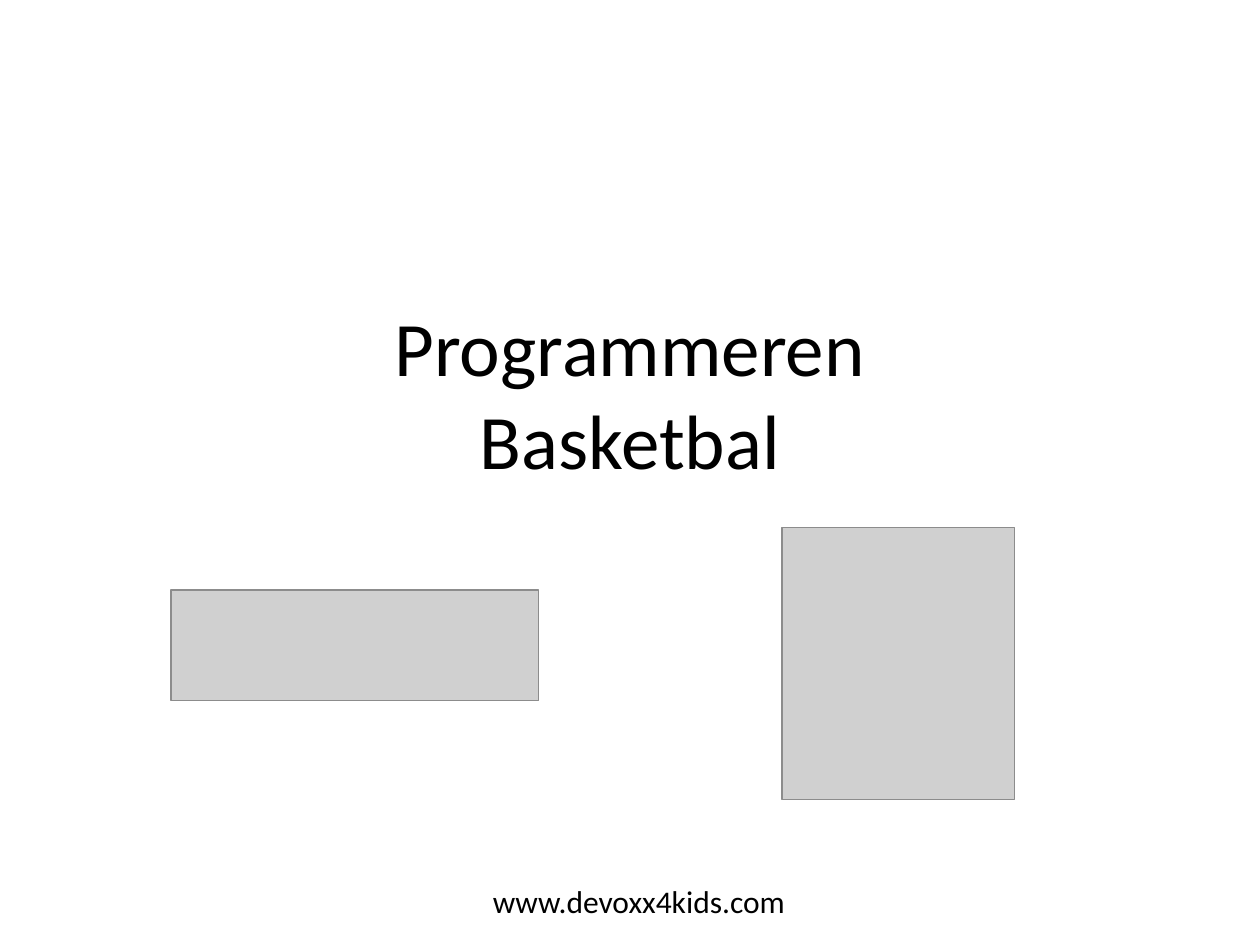
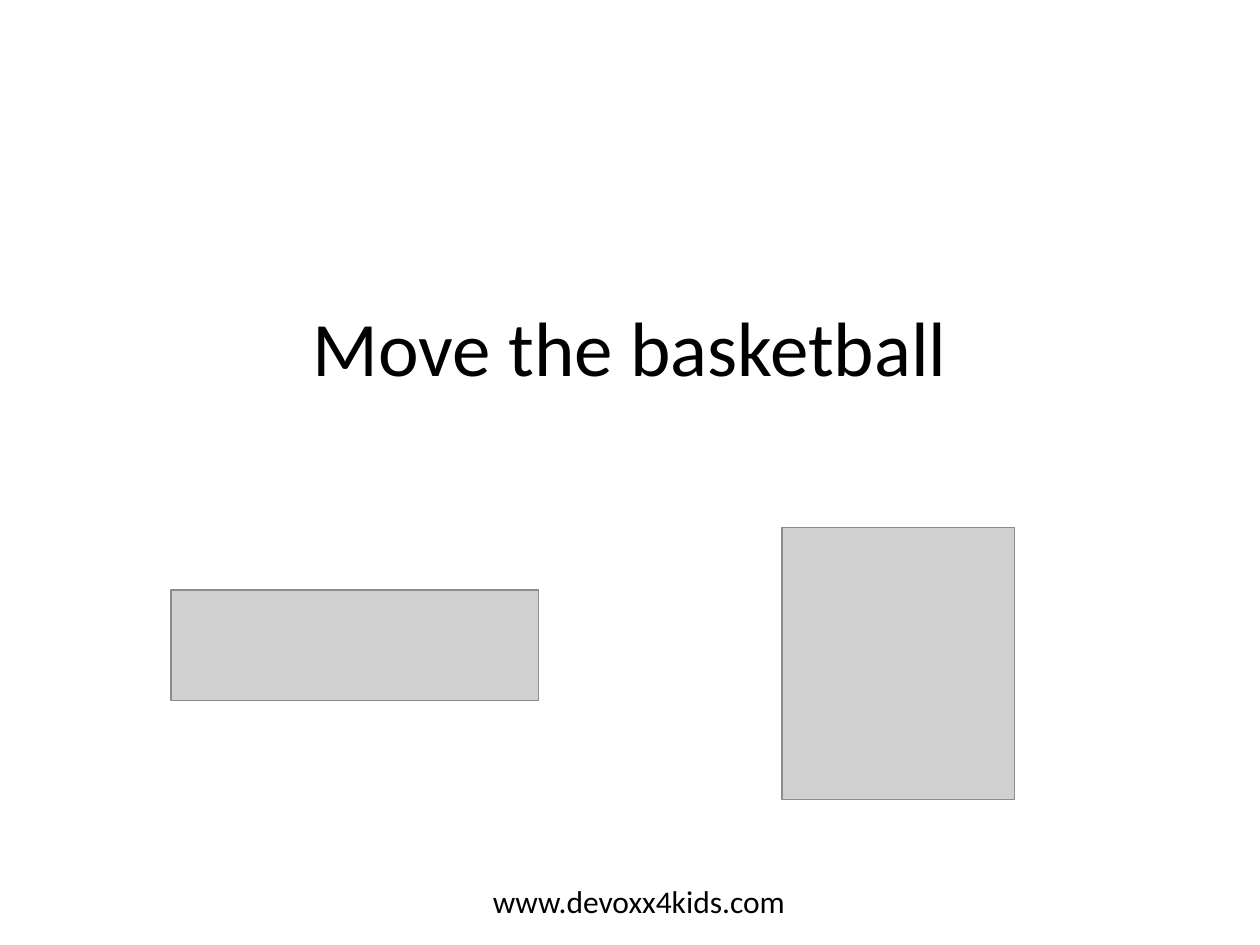
Before and after one commit to bertjan/jpoint-devoxx4kids, a slide deck: slide 1 of scratch-leapmotion/instructions/en/Basketball.pptx. Drawn at 1260x945 pixels with LibreOffice and Linux fonts; fonts in the diff are those of the drawing; grey boxes stand for pictures; background and template pictures are left out. Boxes give left, top, right and bottom in pixels: in the first picture for what was removed or moved away, otherwise in the second. Text is boxed around its words. In the diff, an @@ line names an element or a change of style, - is before the commit and + after.

Commit message:
Added english screenshots to basketball assignment

```diff
--- a/scratch-leapmotion/instructions/en/Basketball.pptx
+++ b/scratch-leapmotion/instructions/en/Basketball.pptx
@@ title at (313,322,946,377): text changed @@
-Programmeren
-Basketbal
+Move the basketball
```
Also in this commit, not shown: 5 other slides changed.
